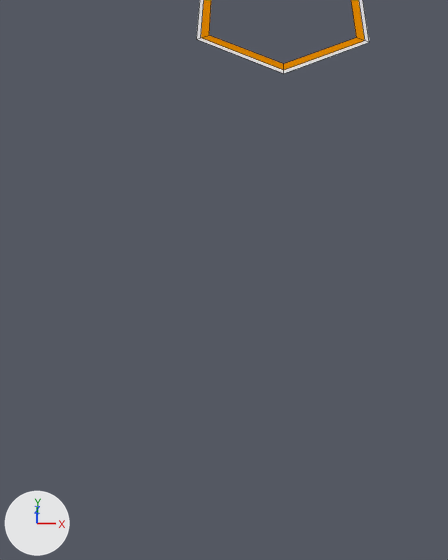
Renders of the Blender file littleGiant.blend from each side of a commit.
Before and after are seen from a 50 mm lens placed at (-0.43, -5.8, 3.84), pointed at (-0.48, -3.82, 0.78). Arrows for +X, +Y and +Z are at lower left; the lights stay in place. Mesh edges are drawn as thin lines.

In view in the first picture: 'hexagon', 'hexagonGold'.
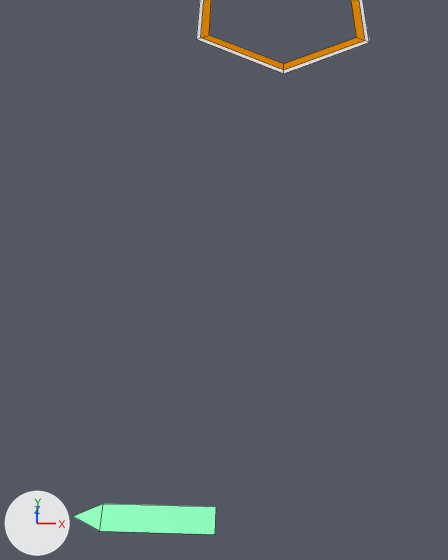
Changed parts and their boxes [x1, y1, x2, y2] in the pictures (448 x 560 px):
'arrow', added (green): after [73, 504, 216, 535]

Edits to the bpy script that builds the scene:
```text
Add mat_arrowgrey:
    mat_arrowgrey = principled_material('arrowGrey')
    mat_arrowgrey.base_color = (0.251, 1.0, 0.513)  # green #89ffbe
Add me_plane_010:
    me_plane_010.from_pydata([(-1.167, -0.077, 0.022), (-0.499, -0.077, 0.022), (-1.167, 0.077, 0.022), (-0.499, 0.077, 0.022), (-1.337, 0.0, 0.022)], [], [(0, 1, 3, 2), (4, 0, 2)])
    me_plane_010.materials.append(mat_arrowgrey)  # green #89ffbe
Add ob_arrow:
    ob_arrow = bpy.data.objects.new('arrow', me_plane_010)
    ob_arrow.parent = ob_contarrow
    ob_arrow.location = (0.0, 0.0, 0.0)
Add ob_contarrow:
    ob_contarrow = bpy.data.objects.new('contArrow', None)
    ob_contarrow.location = (0.0, -5.0, 0.0)
    ob_contarrow.hide_render = True
```
